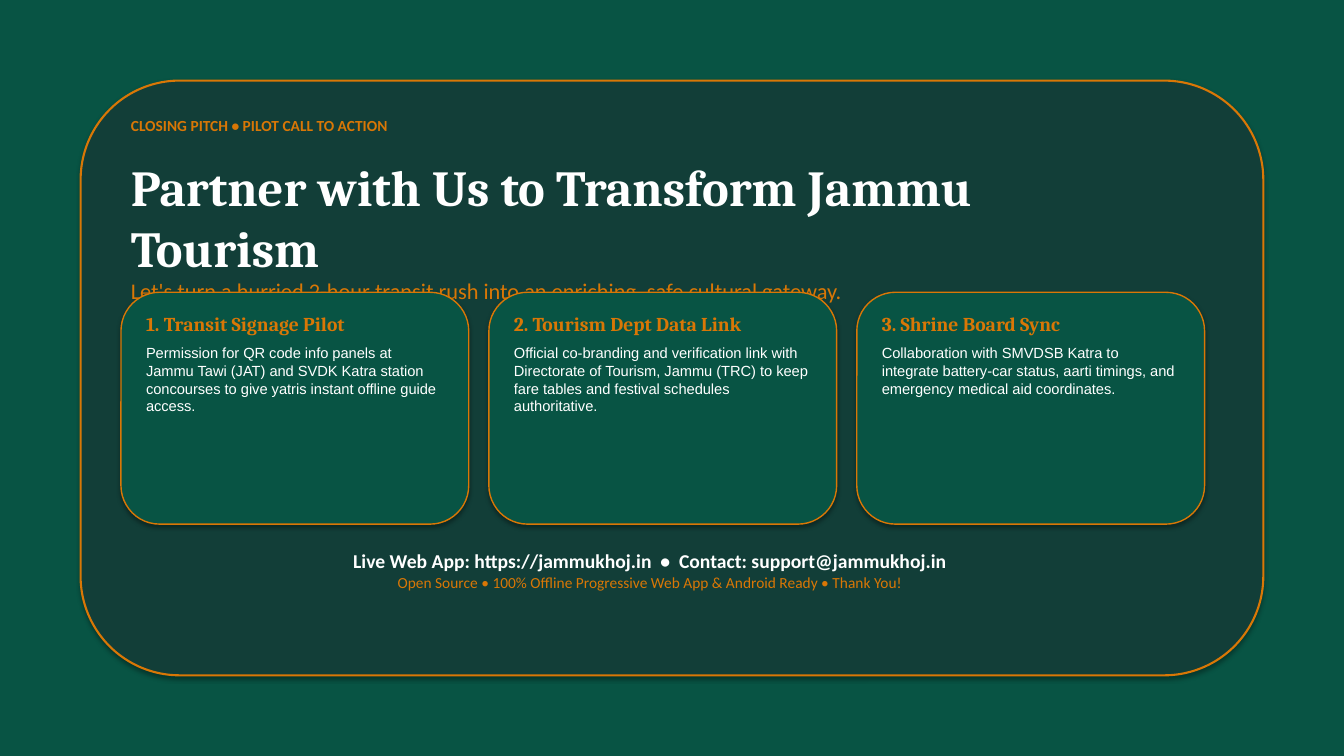
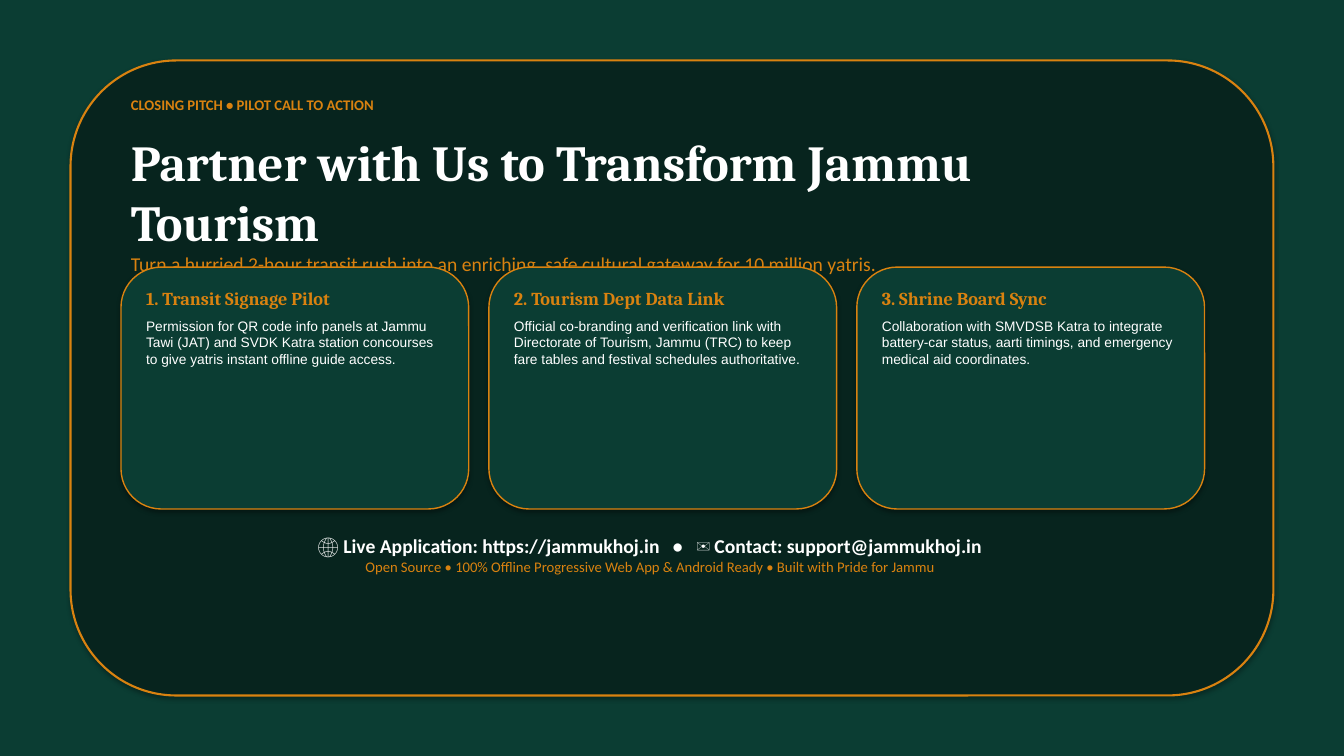
Before and after one commit to moin08s/JammuKhoj, a slide deck: slide 10 of JammuKhoj_Pitch_Deck.pptx. Drawn at 1344x756 pixels with LibreOffice and Linux fonts; fonts in the diff are those of the drawing. Boxes give left, top, right and bottom in pixels: in the first picture for what was removed or moved away, otherwise in the second. Text is boxed around its words. In the diff, an @@ line names an element or a change of style, - is before the commit and + after.

Commit message:
feat(deck): redesign pitch deck with executive branding, logo cover, and human visual hierarchy

```diff
--- a/JammuKhoj_Pitch_Deck.pptx
+++ b/JammuKhoj_Pitch_Deck.pptx
@@ rectangle at bbox=[0, 0, 1344, 756]: fill #085444 to #0B3D33 @@
@@ rounded rectangle: place and size @@
-rounded rectangle at bbox=[81, 81, 1263, 676]
+rounded rectangle at bbox=[71, 60, 1273, 696]
@@ rounded rectangle at bbox=[71, 60, 1273, 696]: fill #123E38 to #07241E; outline #D97706 1.5 pt to #D98210 1.5 pt @@
@@ text "CLOSING PITCH • PILOT CALL ...": place and size @@
-text "CLOSING PITCH • PILOT CALL ..." at bbox=[131, 121, 388, 131]
+text "CLOSING PITCH • PILOT CALL ..." at bbox=[131, 100, 374, 110]
@@ text "CLOSING PITCH • PILOT CALL ..." at bbox=[131, 100, 374, 110]: size 11 to 10.5 pt, text colour #D97706 to #D98210 @@
@@ text "Partner with Us to Transform ...": place and size @@
-text "Partner with Us to Transform ..." at bbox=[131, 170, 972, 305]
+text "Partner with Us to Transform ..." at bbox=[131, 145, 972, 277]
@@ rounded rectangle: place and size @@
-rounded rectangle at bbox=[121, 292, 469, 524]
+rounded rectangle at bbox=[121, 267, 469, 509]
@@ text at bbox=[131, 257, 875, 277]: text changed; size 16 to 14 pt; text colour #D97706 to #D98210 @@
-Let's turn a hurried 2-hour transit rush into an enriching, safe cultural gateway.
+Turn a hurried 2-hour transit rush into an enriching, safe cultural gateway for 10 million yatris.
@@ rounded rectangle: place and size @@
-rounded rectangle at bbox=[489, 292, 837, 524]
+rounded rectangle at bbox=[489, 267, 837, 509]
@@ fill #085444 to #0B3D33; outline #D97706 1 pt to #D98210 1 pt in 3 elements at bbox=[121, 267, 469, 509], bbox=[489, 267, 837, 509], bbox=[857, 267, 1205, 509] @@
@@ rounded rectangle: place and size @@
-rounded rectangle at bbox=[857, 292, 1205, 524]
+rounded rectangle at bbox=[857, 267, 1205, 509]
@@ text "1. Transit Signage Pilot": place and size @@
-text "1. Transit Signage Pilot" at bbox=[146, 317, 436, 411]
+text "1. Transit Signage Pilot" at bbox=[146, 292, 433, 367]
@@ text "1. Transit Signage Pilot" at bbox=[146, 292, 433, 367]: size 14 to 13 pt, text colour #D97706 to #D98210 in "1. Transit Signage Pilot"; size 10.5 to 9.8 pt in "Permission for QR code info panels at ..." @@
@@ text "2. Tourism Dept Data Link": place and size @@
-text "2. Tourism Dept Data Link" at bbox=[514, 317, 808, 411]
+text "2. Tourism Dept Data Link" at bbox=[514, 292, 800, 364]
@@ text "2. Tourism Dept Data Link" at bbox=[514, 292, 800, 364]: size 14 to 13 pt, text colour #D97706 to #D98210 in "2. Tourism Dept Data Link"; size 10.5 to 9.8 pt in "Official co-branding and verification link with Directorate ..." @@
@@ text "3. Shrine Board Sync": place and size @@
-text "3. Shrine Board Sync" at bbox=[882, 317, 1174, 397]
+text "3. Shrine Board Sync" at bbox=[882, 292, 1172, 364]
@@ text "3. Shrine Board Sync" at bbox=[882, 292, 1172, 364]: size 14 to 13 pt, text colour #D97706 to #D98210 in "3. Shrine Board Sync"; size 10.5 to 9.8 pt in "Collaboration with SMVDSB Katra to integrate battery-car ..." @@
@@ text at bbox=[343, 539, 982, 575]: text changed; size 11 to 10.5 pt; text colour #D97706 to #D98210 @@
-Live Web App: https://jammukhoj.in • Contact: support@jammukhoj.in
-Open Source • 100% Offline Progressive Web App & Android Ready • Thank You!
+🌐 Live Application: https://jammukhoj.in • ✉️ Contact: support@jammukhoj.in
+Open Source • 100% Offline Progressive Web App & Android Ready • Built with Pride for Jammu
```
Also in this commit, not shown: 9 other slides changed, 3 other files.
